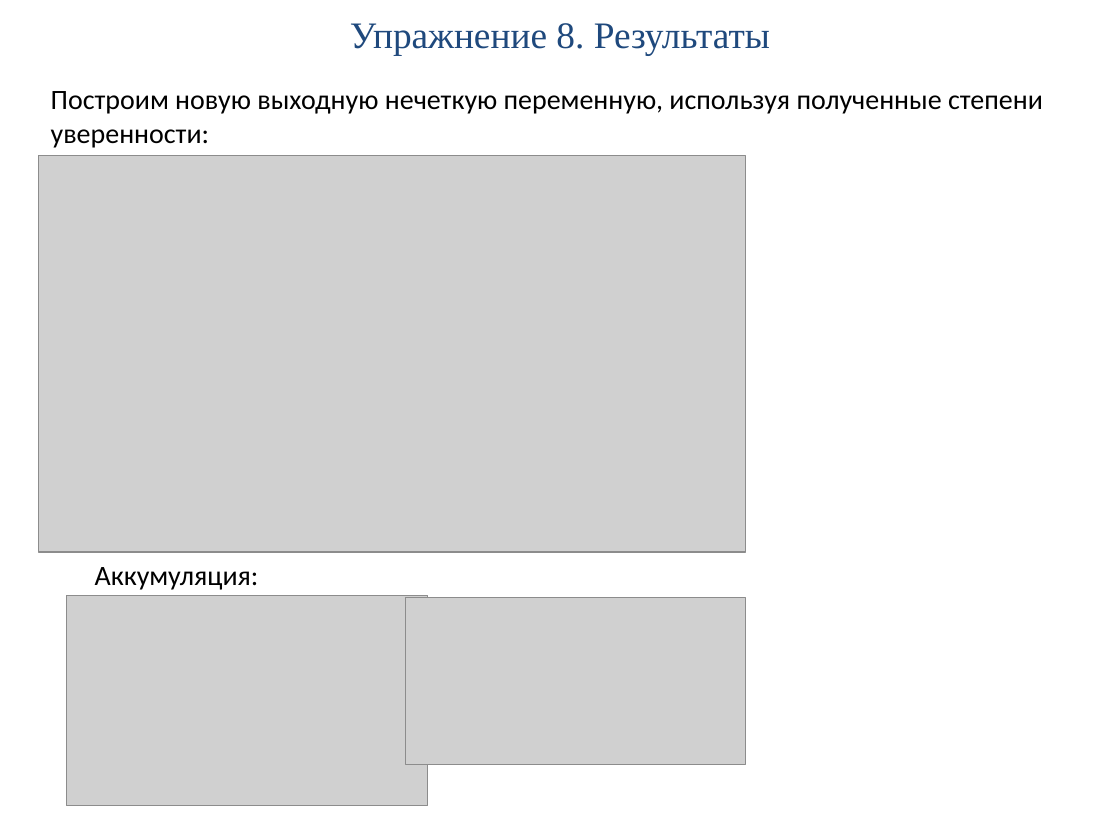
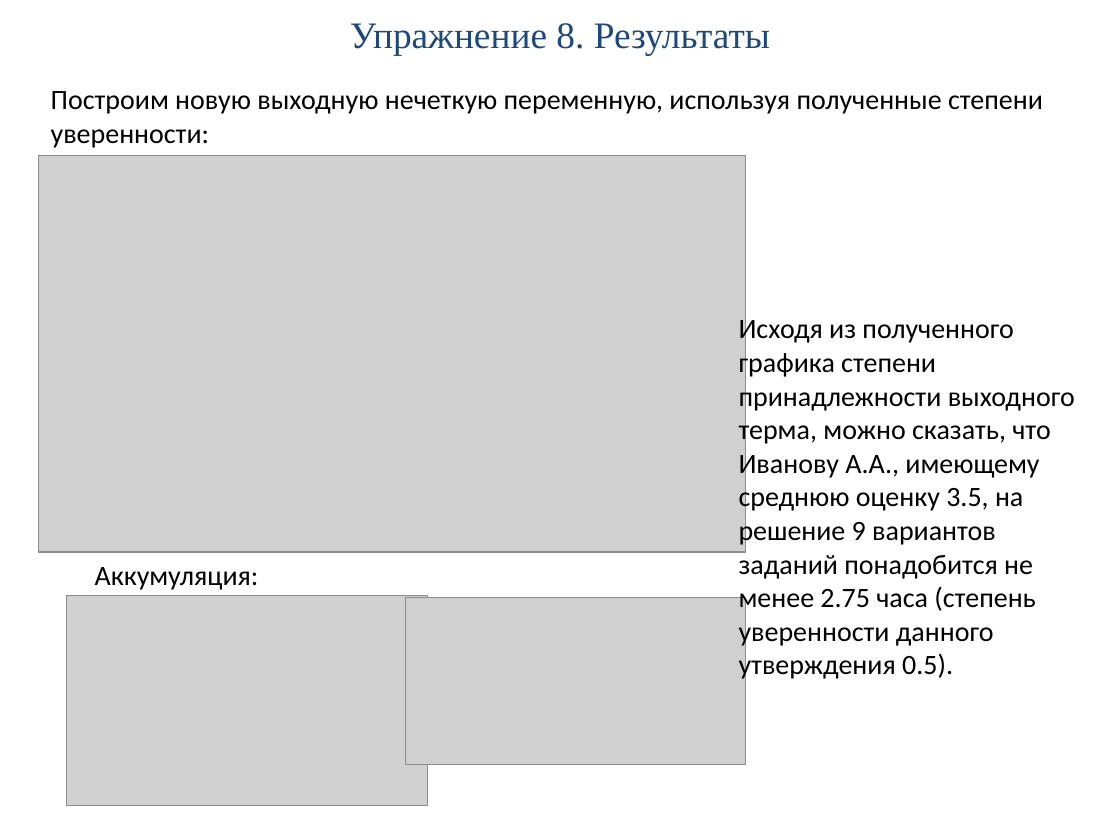
Before and after one commit to PPPoE15/MASTER, a slide deck: slide 30 of 2_sem/ISU/practice/ИСУ_практ_3.pptx (slide 36 before the commit). Drawn at 1120x840 pixels with LibreOffice and Linux fonts; fonts in the diff are those of the drawing; grey boxes stand for pictures. Boxes give left, top, right and bottom in pixels: in the first picture for what was removed or moved away, otherwise in the second. Text is boxed around its words. In the diff, an @@ line names an element or a change of style, - is before the commit and + after.

```diff
--- a/2_sem/ISU/practice/ИСУ_практ_3.pptx
+++ b/2_sem/ISU/practice/ИСУ_практ_3.pptx
@@ text added at bbox=[739, 315, 1075, 681], 18 pt, text #000000 @@
+Исходя из полученного графика степени принадлежности выходного терма, можно сказать, что Иванову А.А., имеющему среднюю оценку 3.5, на решение 9 вариантов заданий понадобится не менее 2.75 часа (степень уверенности данного утверждения 0.5).
```
Also in this commit, not shown: 4 other slides changed, 7 slides removed, 8 other files.
